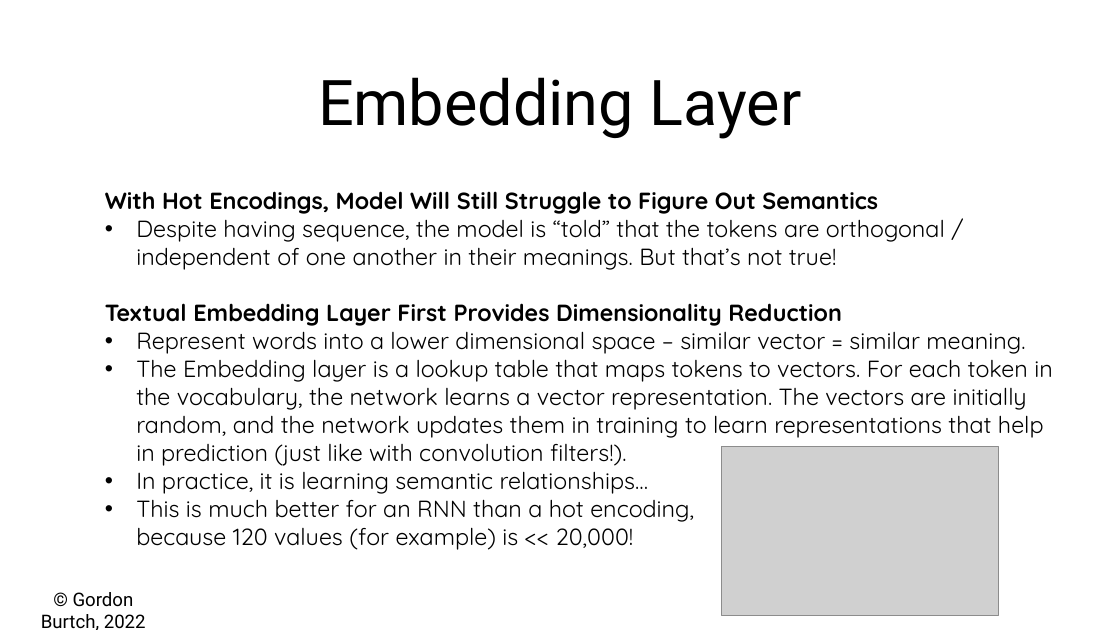
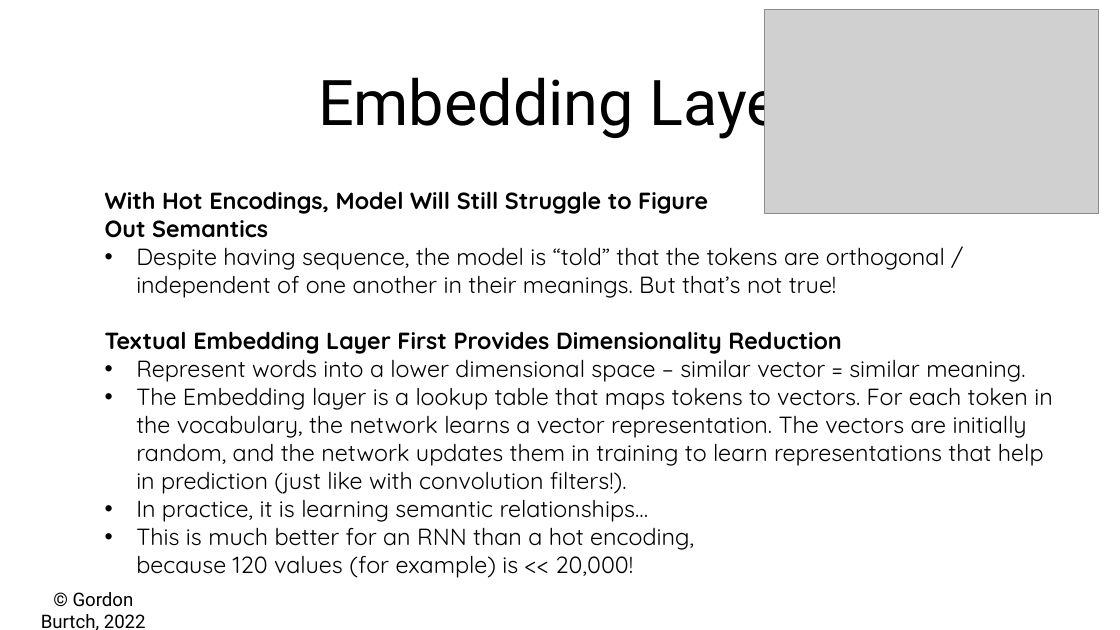
Before and after one commit to gburtch/BA865-2023, a slide deck: slide 9 of Lecture Materials/E/7_b - RNNs for Text.pptx (slide 8 before the commit). Drawn at 1120x630 pixels with LibreOffice and Linux fonts; fonts in the diff are those of the drawing; grey boxes stand for pictures. Boxes give left, top, right and bottom in pixels: in the first picture for what was removed or moved away, otherwise in the second. Text is boxed around its words. In the diff, an @@ line names an element or a change of style, - is before the commit and + after.

```diff
--- a/Lecture Materials/E/7_b - RNNs for Text.pptx
+++ b/Lecture Materials/E/7_b - RNNs for Text.pptx
@@ picture: place and size @@
-picture at [722,447,999,616]
+picture at [765,10,1099,213]
@@ text "With Hot Encodings, Model Will ..." rewrapped from [105,191,1052,550] to [105,191,1052,578] @@
```
Also in this commit, not shown: 1 other slide changed, 1 slide added, 4 slides removed, 11 other files.
